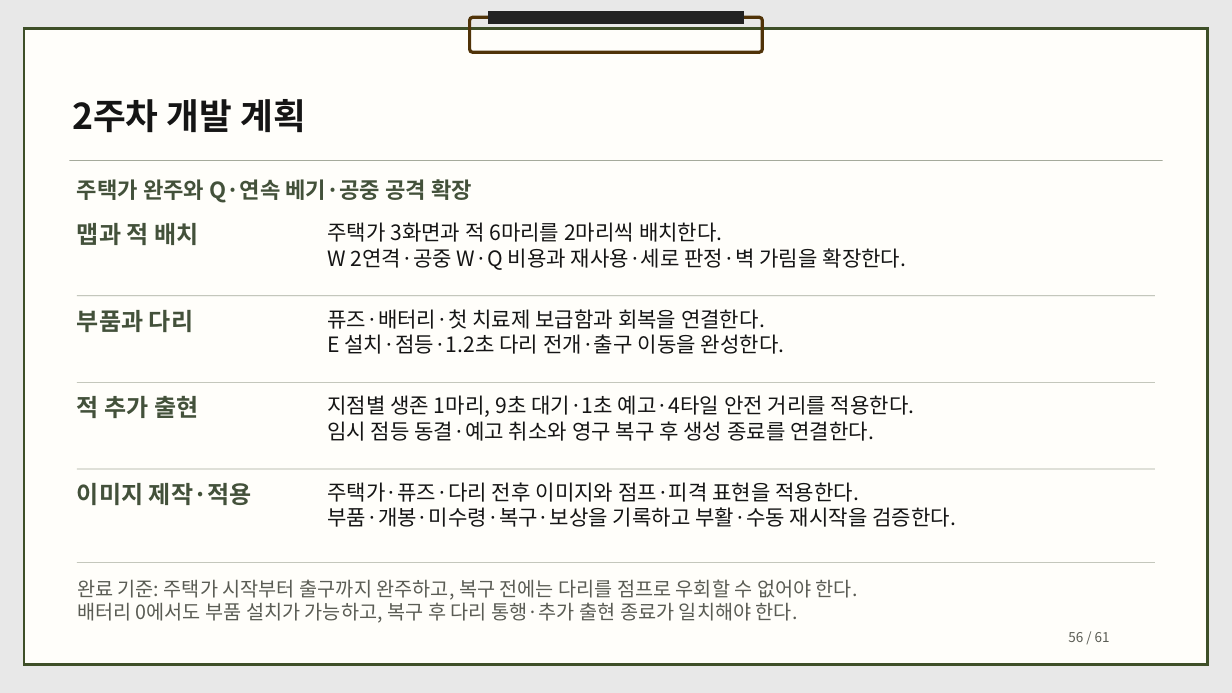
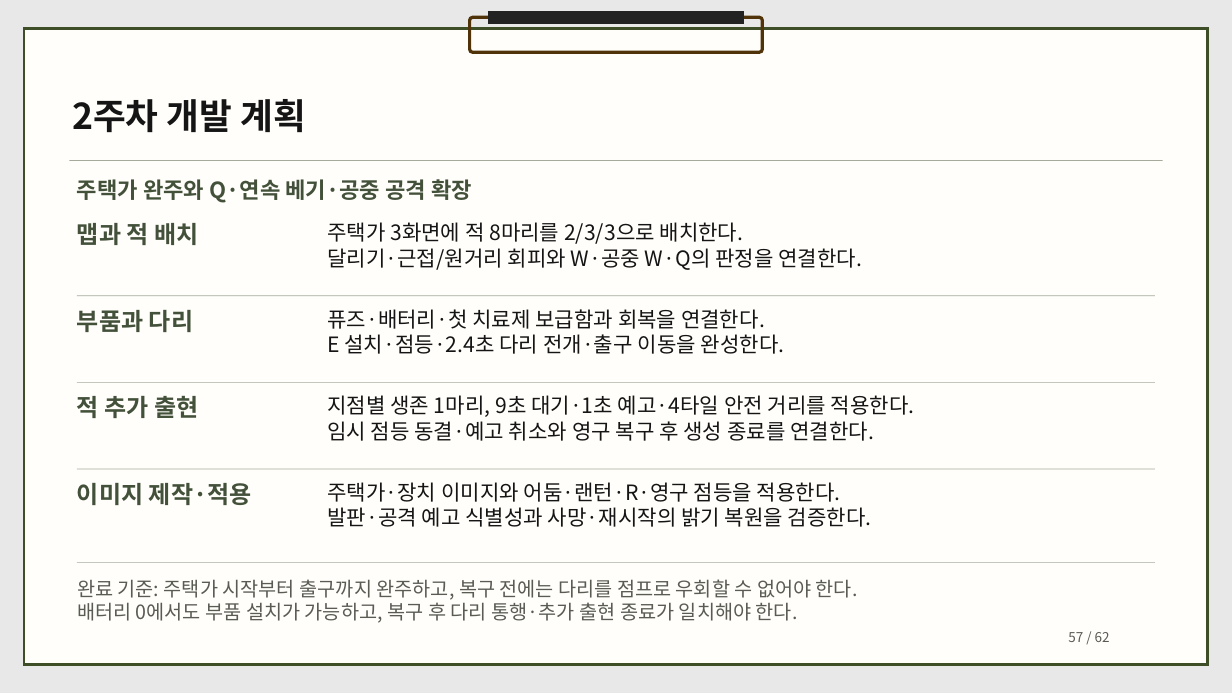
Before and after one commit to dbguswh/2Dgame_project, a slide deck: slide 57 of 2D게임프로그래밍 기획서.pptx (slide 56 before the commit). Drawn at 1232x693 pixels with LibreOffice and Linux fonts; fonts in the diff are those of the drawing. Boxes give left, top, right and bottom in pixels: in the first picture for what was removed or moved away, otherwise in the second. Text is boxed around its words. In the diff, an @@ line names an element or a change of style, - is before the commit and + after.

Commit message:
기획서에 어둠·랜턴·R·영구 점등 페이지와 관련 개발 계획 반영

```diff
--- a/2D게임프로그래밍 기획서.pptx
+++ b/2D게임프로그래밍 기획서.pptx
@@ text at box(327, 222, 862, 270): text changed @@
-주택가 3화면과 적 6마리를 2마리씩 배치한다.
-W 2연격·공중 W·Q 비용과 재사용·세로 판정·벽 가림을 확장한다.
+주택가 3화면에 적 8마리를 2/3/3으로 배치한다.
+달리기·근접/원거리 회피와 W·공중 W·Q의 판정을 연결한다.
@@ text at box(327, 334, 785, 354): text changed @@
-E 설치·점등·1.2초 다리 전개·출구 이동을 완성한다.
+E 설치·점등·2.4초 다리 전개·출구 이동을 완성한다.
@@ text at box(327, 482, 872, 527): text changed @@
-주택가·퓨즈·다리 전후 이미지와 점프·피격 표현을 적용한다.
-부품·개봉·미수령·복구·보상을 기록하고 부활·수동 재시작을 검증한다.
+주택가·장치 이미지와 어둠·랜턴·R·영구 점등을 적용한다.
+발판·공격 예고 식별성과 사망·재시작의 밝기 복원을 검증한다.
@@ text at box(1068, 632, 1110, 642): text changed @@
-56 / 61
+57 / 62
```
Also in this commit, not shown: 59 other slides changed, 1 slide added.
